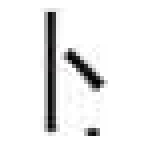
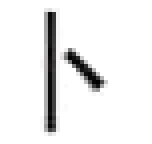
Layer changes from the first 152 × 144 image to the second:
painted on "Pasted Layer" over bbox(40, 8, 104, 136)
